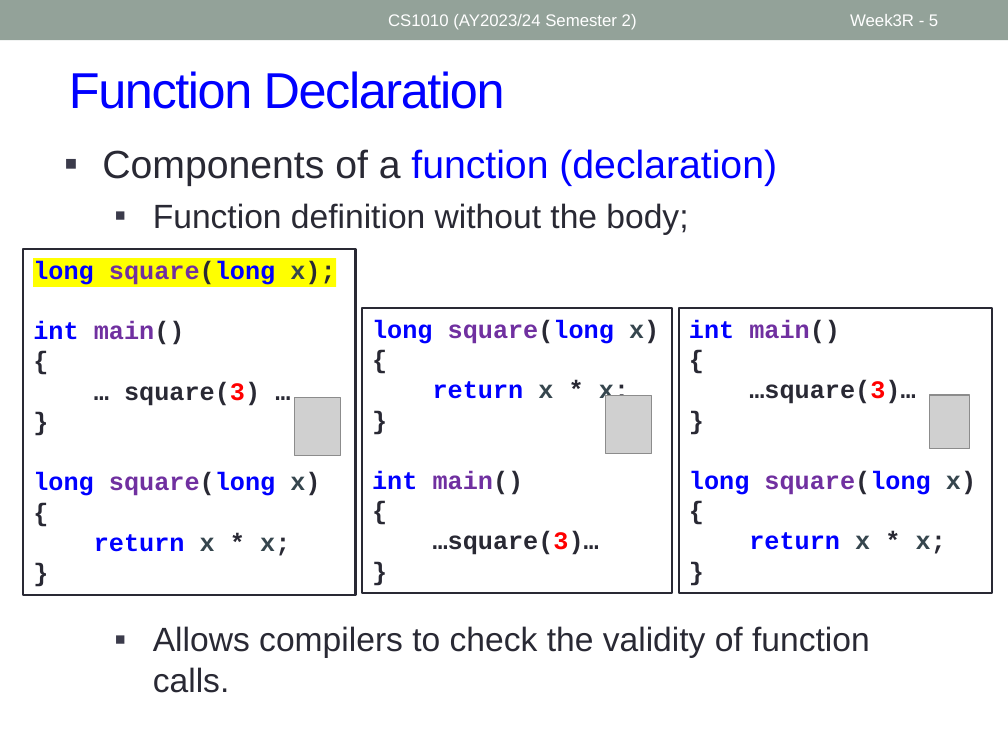
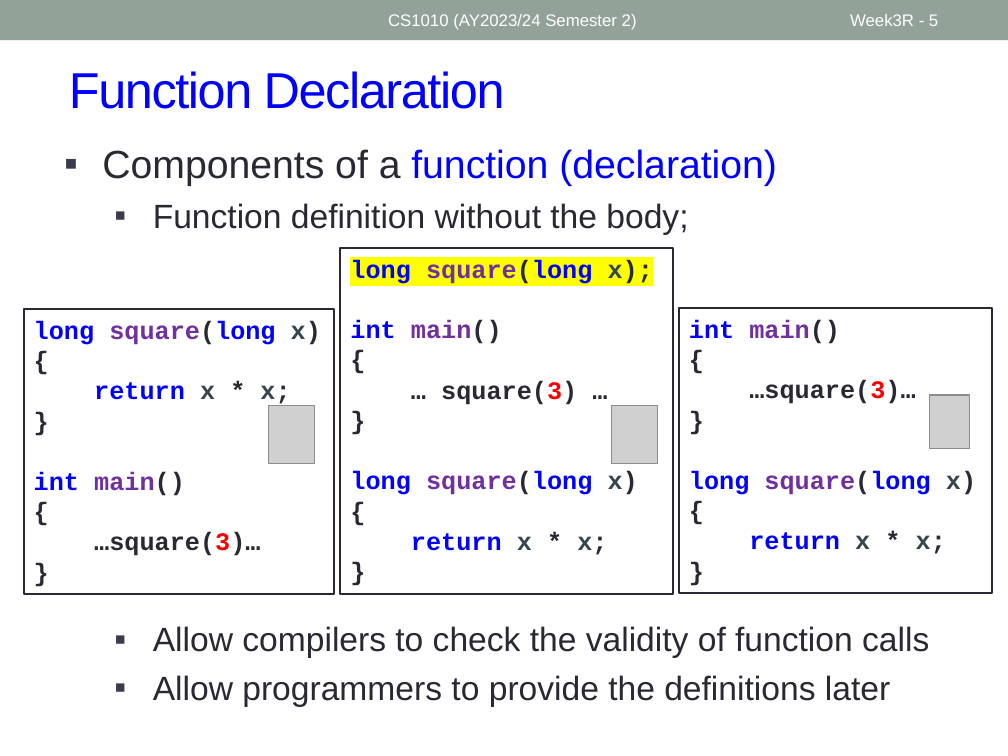
Before and after one commit to nus-cs1010-2425-s2/website, a slide deck: slide 5 of slides/Week3_Recap.pptx. Drawn at 1008x756 pixels with LibreOffice and Linux fonts; fonts in the diff are those of the drawing; grey boxes stand for pictures. Boxes give left, top, right and bottom in pixels: in the first picture for what was removed or moved away, otherwise in the second. Text is boxed around its words. In the diff, an @@ line names an element or a change of style, - is before the commit and + after.

```diff
--- a/slides/Week3_Recap.pptx
+++ b/slides/Week3_Recap.pptx
@@ rectangle "long square(long x);": place and size @@
-rectangle "long square(long x);" at bbox=[23, 249, 356, 595]
+rectangle "long square(long x);" at bbox=[341, 248, 673, 594]
@@ rectangle "long square(long x)": place and size @@
-rectangle "long square(long x)" at bbox=[362, 308, 672, 594]
+rectangle "long square(long x)" at bbox=[23, 309, 334, 595]
@@ picture: place and size @@
-picture at bbox=[606, 395, 651, 453]
+picture at bbox=[268, 405, 313, 463]
@@ picture: place and size @@
-picture at bbox=[294, 398, 340, 456]
+picture at bbox=[612, 406, 657, 464]
@@ text at bbox=[153, 626, 929, 707]: text changed @@
-  ▪ Allows compilers to check the validity of function calls.
+  ▪ Allow compilers to check the validity of function calls
+  ▪ Allow programmers to provide the definitions later
```
Also in this commit, not shown: 5 other slides changed, 16 other files.
